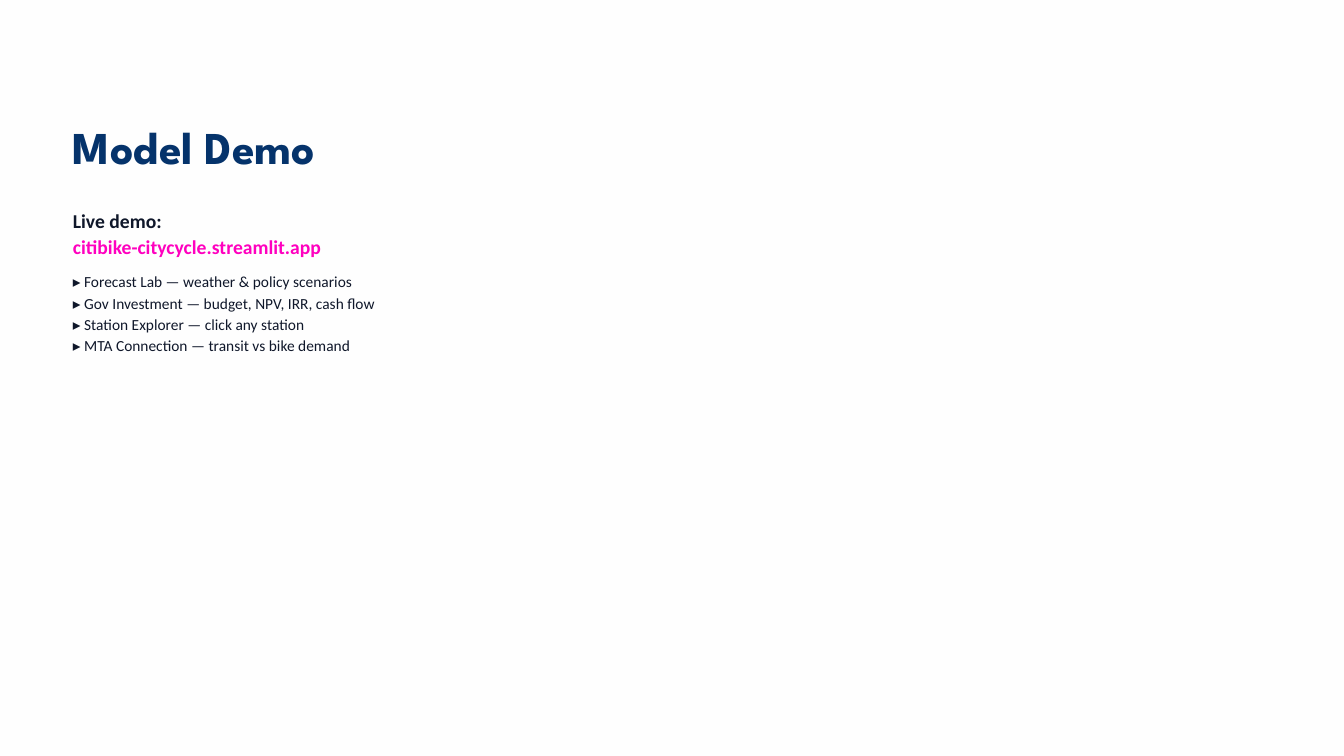
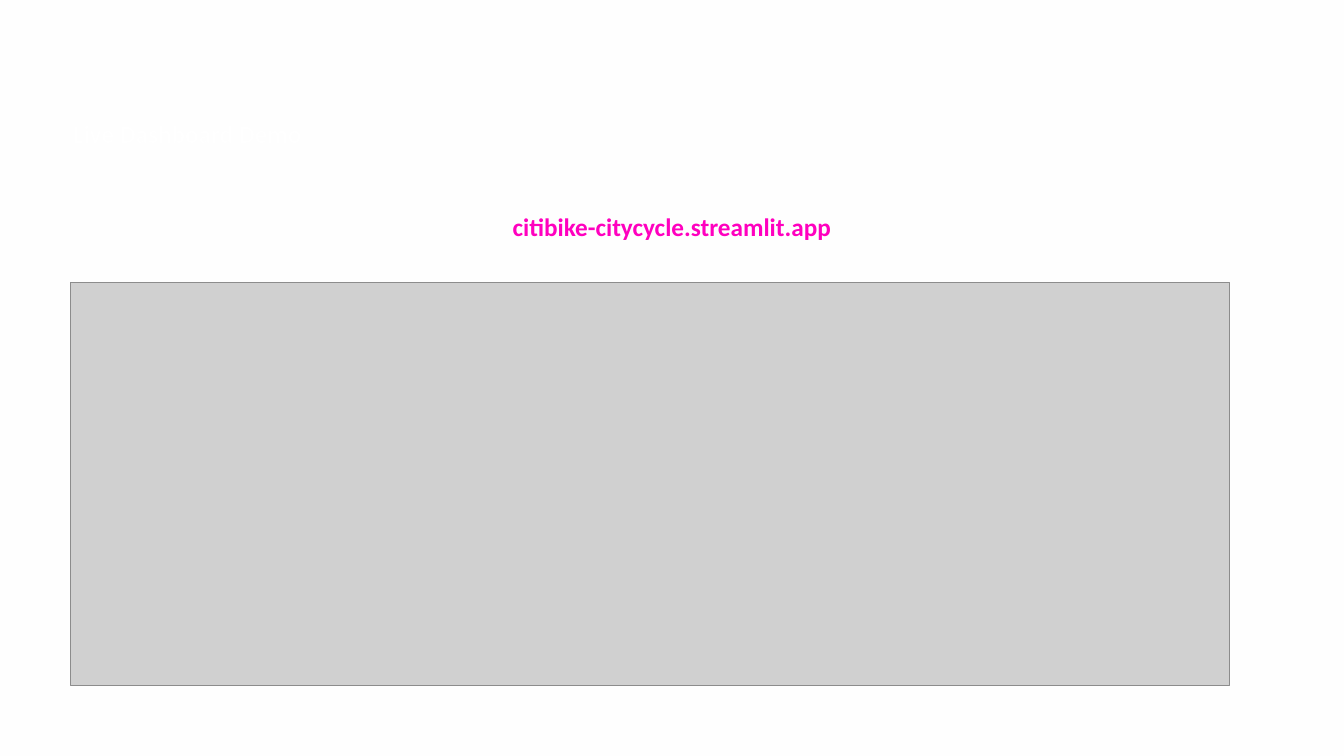
Before and after one commit to jingwenr2/citibike, a slide deck: slide 12 of report/CitiBike_Capstone_Final.pptx. Drawn at 1344x756 pixels with LibreOffice and Linux fonts; fonts in the diff are those of the drawing; grey boxes stand for pictures. Boxes give left, top, right and bottom in pixels: in the first picture for what was removed or moved away, otherwise in the second. Text is boxed around its words. In the diff, an @@ line names an element or a change of style, - is before the commit and + after.

```diff
--- a/report/CitiBike_Capstone_Final.pptx
+++ b/report/CitiBike_Capstone_Final.pptx
@@ text removed at box(73, 132, 315, 165) @@
-Model Demo
@@ text "citibike-citycycle.streamlit.app" at box(513, 218, 831, 240): size 14 to 18 pt; alignment left to centre; line spacing 1 to 1.33; less space between paragraphs @@
@@ text at box(73, 214, 161, 228): paragraph removed @@
-Live demo:
@@ picture added at box(71, 282, 1230, 686) @@
@@ text at box(84, 276, 374, 351): paragraphs removed @@
-▸ Forecast Lab — weather & policy scenarios
-▸ Gov Investment — budget, NPV, IRR, cash flow
-▸ Station Explorer — click any station
-▸ MTA Connection — transit vs bike demand
```
Also in this commit, not shown: 16 other slides changed, 2 other files.
